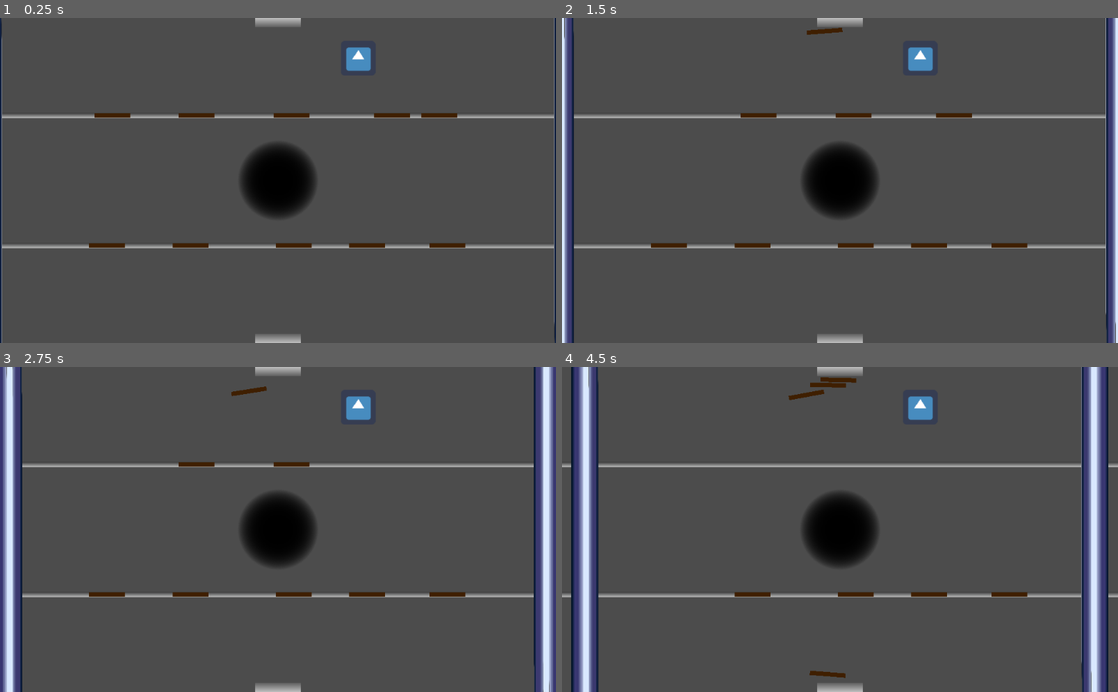
Above: before the commit, frames 1-4 (two rows, left to right).
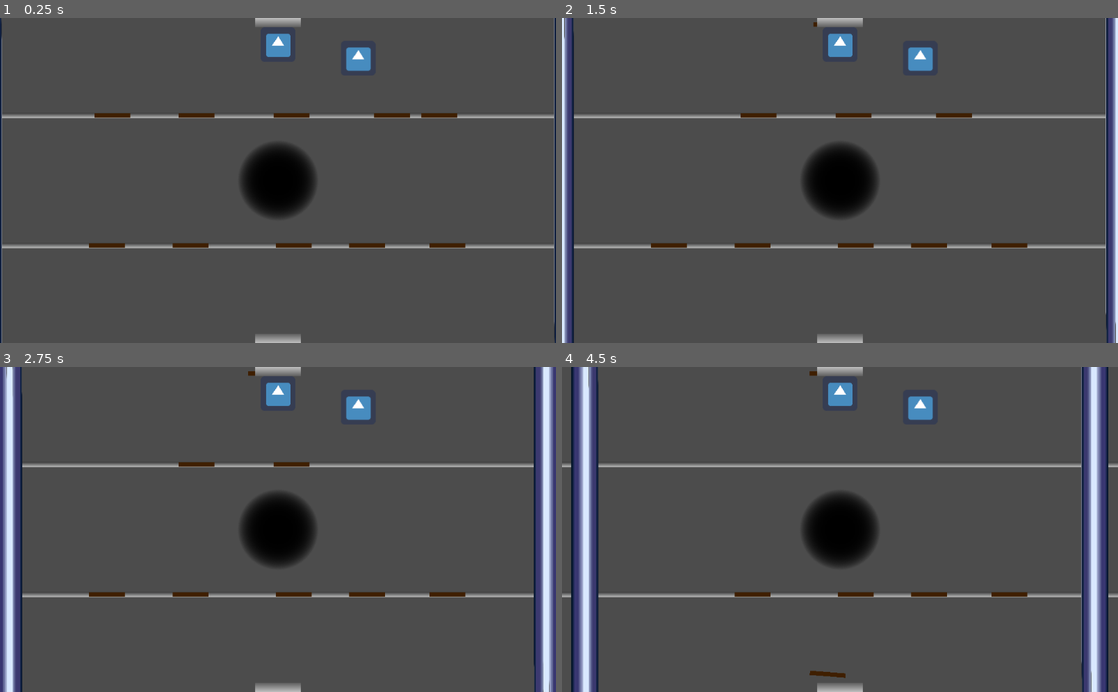
Above: after the commit, the same moments.

Repository: hgcummings/garbage-crusher
Game: Godot game, scene res://Main.tscn
The game is run twice, just before and just after one commit, with the same random seed, the same clock (stepped at 60 frames per second) and the same inputs. The engine's default icon, where the game draws it, is replaced by a stand-in: a white triangle on a blue panel in a dark square.
Inputs (mouse positions are in pixels of both pictures, inside the frame that each line leads up to):
- Up to frame 1 (0.25 s): no input
- Up to frame 2 (1.5 s): tap Enter at 0.5 s; move the mouse to (673, 115) at 0.52 s; click (673, 115) at 0.67 s; move the mouse to (1001, 115) at 1.27 s; click (1001, 115) at 1.42 s
- Up to frame 3 (2.75 s): move the mouse to (394, 464) at 2.02 s; click (394, 464) at 2.17 s
- Up to frame 4 (4.5 s): move the mouse to (756, 464) at 2.77 s; click (756, 464) at 2.92 s; move the mouse to (851, 464) at 3.52 s; click (851, 464) at 3.67 s; move the mouse to (667, 594) at 4.27 s; click (667, 594) at 4.42 s

The runs differ from the first frame. In frame 1, 0.3% of the frame differs, in the area x 47-53%, y 4-12%; in frame 2, 0.4%; in frame 3, 0.4%; in frame 4, 0.6%, in the area x 40-53%, y 1-12%.

Commit message:
another challenger approaches

Diff:
--- a/Main.tscn
+++ b/Main.tscn
@@ -84,9 +84,6 @@
 rotation = 3.14159
 direction = -1
 
-[node name="Player" parent="." instance=ExtResource( 3 )]
-position = Vector2( 659.675, 74.4302 )
-
 [node name="Chute" parent="." instance=ExtResource( 6 )]
 position = Vector2( 512, 0 )
 
@@ -103,3 +100,12 @@
 [node name="Hole" parent="." instance=ExtResource( 8 )]
 position = Vector2( 512, 300 )
 scale = Vector2( 0.25, 0.25 )
+
+[node name="Players" type="Node2D" parent="."]
+
+[node name="Player2" parent="Players" instance=ExtResource( 3 )]
+position = Vector2( 512, 0 )
+player_number = 2
+
+[node name="Player" parent="Players" instance=ExtResource( 3 )]
+position = Vector2( 659.675, 74.4302 )
--- a/Wall.gd
+++ b/Wall.gd
@@ -9,7 +9,7 @@
 var velocity
 var is_braced = false
 var stress = 0
-var player
+var players
 
 const channel_layers = [10,11]
 const wall_layer = 8
@@ -25,13 +25,17 @@
 	for layer in channel_layers:
 		self.set_collision_mask_bit(layer, true)
 
-	player = get_node("/root/Node2D/Player")
+	players = get_node("/root/Node2D/Players").get_children()
 
 func _physics_process(delta):
 	if is_braced:
 		stress += abs(velocity.x)
 	else:
 		stress = 0
-		add_collision_exception_with(player)
+		for player in players:
+			add_collision_exception_with(player)
+
 		move_and_collide(velocity)
-		remove_collision_exception_with(player)
+
+		for player in players:
+			remove_collision_exception_with(player)
